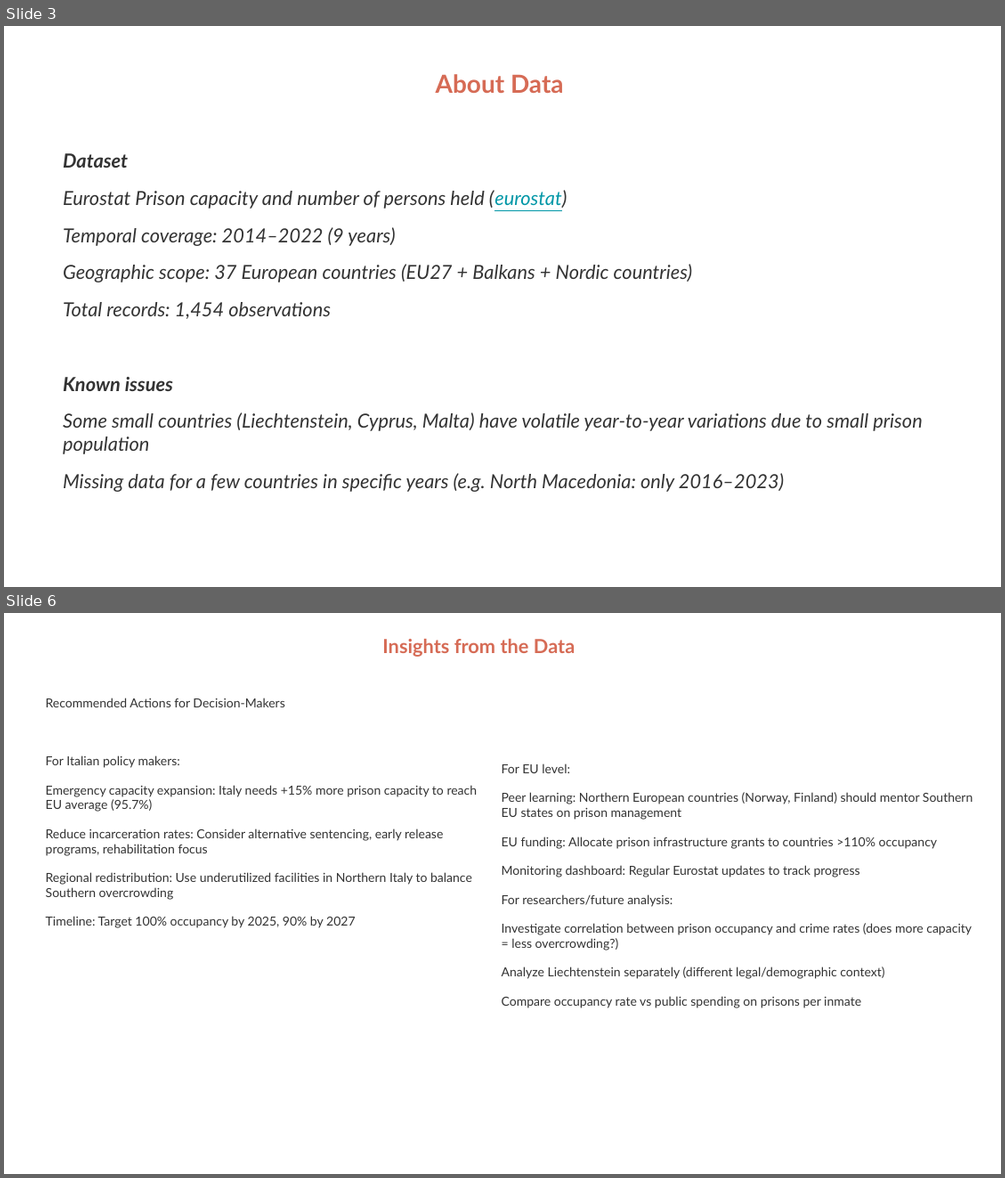
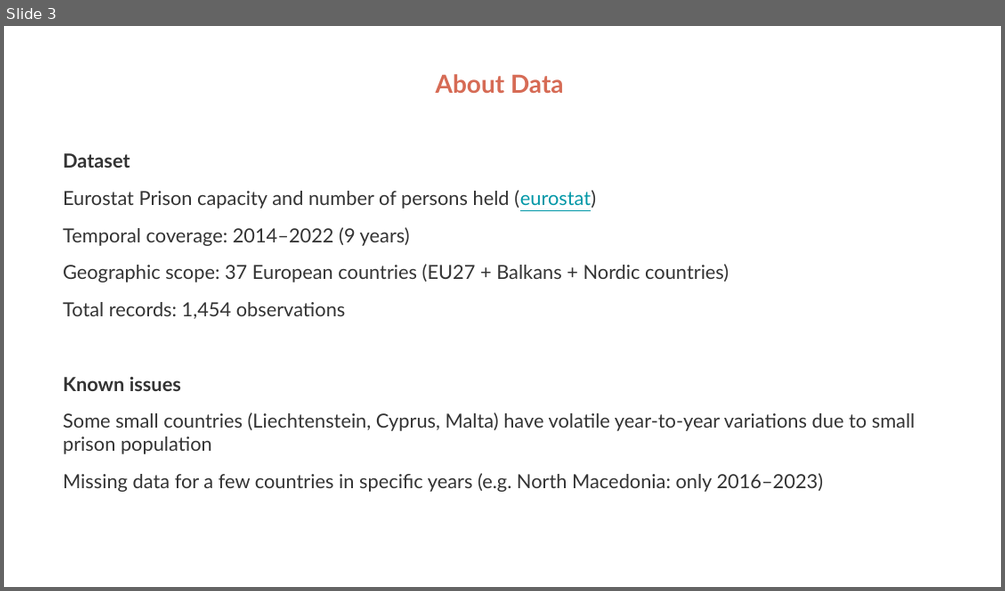
Before and after one commit to gevola-dev/FDS02Q001, a slide deck: data_viz/prison_data_project/26_01_03_prisons_statistics.pptx. Shown one above the other, each under a label of ours: slides 3 and 6 before the commit, slide 3 after it; the slides between them are not shown. The pictures are 1005x1178 and 1005x591 pixels, drawn with LibreOffice and Linux fonts; fonts in the diff are those of the drawing. Boxes give left, top, right and bottom in pixels: in the first picture for what was removed or moved away, otherwise in the second. Text is boxed around its words. In the diff, an @@ line names an element or a change of style, - is before the commit and + after.

```diff
--- a/data_viz/prison_data_project/26_01_03_prisons_statistics.pptx
+++ b/data_viz/prison_data_project/26_01_03_prisons_statistics.pptx
@@ slide 6 removed at [4,613,1001,1174], background #FFFFFF @@
@@ text removed at [382,639,574,657] @@
-Insights from the Data
@@ text removed at [46,698,477,928] @@
-Recommended Actions for Decision-Makers
-For Italian policy makers:
-Emergency capacity expansion: Italy needs +15% more prison capacity to reach EU average (95.7%)
-Reduce incarceration rates: Consider alternative sentencing, early release programs, rehabilitation focus
-Regional redistribution: Use underutilized facilities in Northern Italy to balance Southern overcrowding
-Timeline: Target 100% occupancy by 2025, 90% by 2027
@@ text removed at [502,763,972,1008] @@
-For EU level:
-Peer learning: Northern European countries (Norway, Finland) should mentor Southern EU states on prison management
-EU funding: Allocate prison infrastructure grants to countries >110% occupancy
-Monitoring dashboard: Regular Eurostat updates to track progress
-For researchers/future analysis:
-Investigate correlation between prison occupancy and crime rates (does more capacity = less overcrowding?)
-Analyze Liechtenstein separately (different legal/demographic context)
-Compare occupancy rate vs public spending on prisons per inmate
@@ slide 3 changed as well @@
@@ text at [63,153,914,491]: italic off @@
```
Also in this commit, not shown: 5 other slides changed, 6 slides added, 6 other slides removed, 4 other files.
